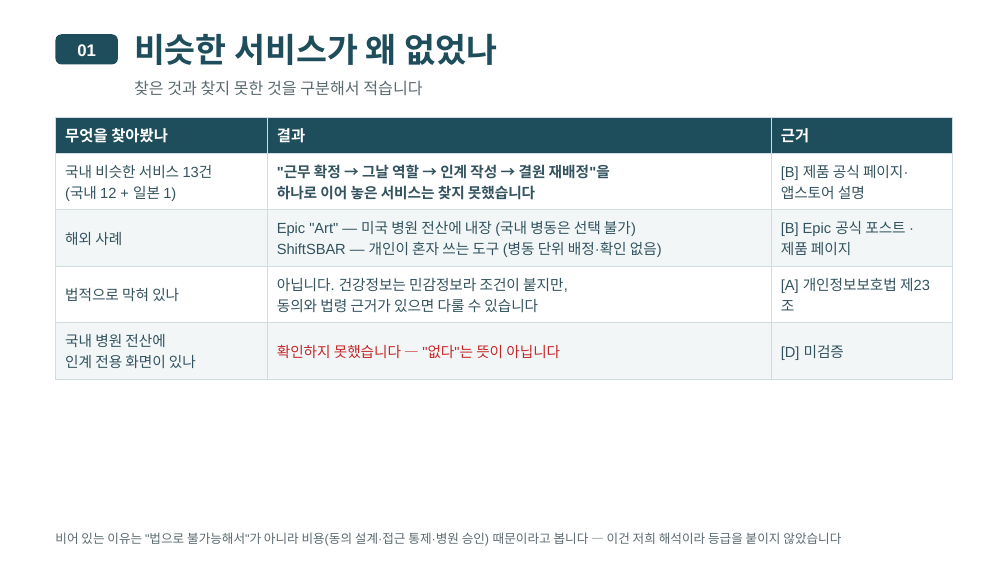
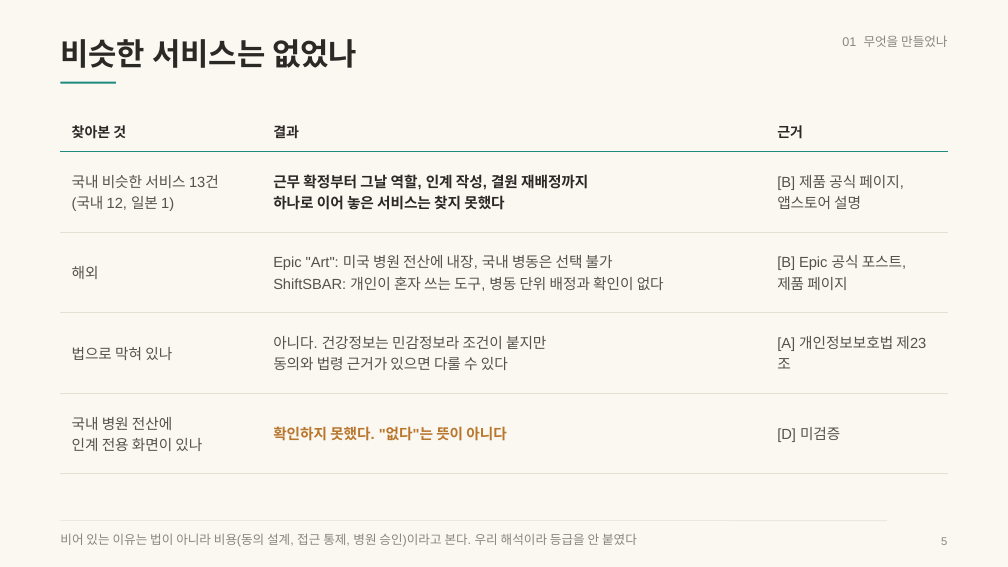
Before and after one commit to wodnjs2020136144/skala-webservice-mini, a slide deck: slide 5 of deliverables/10반_황재원_너와나의인계고리-개요.pptx. Drawn at 1008x567 pixels with LibreOffice and Linux fonts; fonts in the diff are those of the drawing. Boxes give left, top, right and bottom in pixels: in the first picture for what was removed or moved away, otherwise in the second. Text is boxed around its words. In the diff, an @@ line names an element or a change of style, - is before the commit and + after.

```diff
--- a/deliverables/10반_황재원_너와나의인계고리-개요.pptx
+++ b/deliverables/10반_황재원_너와나의인계고리-개요.pptx
@@ background #FFFFFF to #FBF8F2 @@
@@ rounded rectangle removed at <box>55,34,118,65</box> @@
@@ text at <box>60,39,357,68</box>: text changed; size 24 to 22 pt; text colour #1E4D5C to #2A2926 @@
-비슷한 서비스가 왜 없었나
+비슷한 서비스는 없었나
@@ text at <box>842,35,947,47</box>: text changed; size 12 to 9 pt; text colour #FFFFFF to #8A867C; bold off @@
-01
+01 무엇을 만들었나
@@ line added from (60, 83) to (116, 83), #1F8A7E 1.5 pt @@
@@ text removed at <box>134,80,422,96</box> @@
-찾은 것과 찾지 못한 것을 구분해서 적습니다
@@ table at <box>60,111,948,455</box> @@
-row 1, column 1: 무엇을 찾아봤나
+row 1, column 1: 찾아본 것
-row 2: 국내 비슷한 서비스 13건 / (국내 12 + 일본 1) | "근무 확정 → 그날 역할 → 인계 작성 → 결원 재배정"을 / 하나로 이어 놓은 서비스는 찾지 못했습니다 | [B] 제품 공식 페이지·앱스토어 설명
+row 2: 국내 비슷한 서비스 13건 / (국내 12, 일본 1) | 근무 확정부터 그날 역할, 인계 작성, 결원 재배정까지 / 하나로 이어 놓은 서비스는 찾지 못했다 | [B] 제품 공식 페이지, 앱스토어 설명
-row 3: 해외 사례 | Epic "Art" — 미국 병원 전산에 내장 (국내 병동은 선택 불가) / ShiftSBAR — 개인이 혼자 쓰는 도구 (병동 단위 배정·확인 없음) | [B] Epic 공식 포스트 · 제품 페이지
+row 3: 해외 | Epic "Art": 미국 병원 전산에 내장, 국내 병동은 선택 불가 / ShiftSBAR: 개인이 혼자 쓰는 도구, 병동 단위 배정과 확인이 없다 | [B] Epic 공식 포스트, 제품 페이지
-row 4, column 1: 법적으로 막혀 있나
+row 4, column 1: 법으로 막혀 있나
-row 4, column 2: 아닙니다. 건강정보는 민감정보라 조건이 붙지만, / 동의와 법령 근거가 있으면 다룰 수 있습니다
+row 4, column 2: 아니다. 건강정보는 민감정보라 조건이 붙지만 / 동의와 법령 근거가 있으면 다룰 수 있다
@@ row 5, column 2: "확인하지 못했습니다 — "없다"는 뜻이 아닙니다" to "확인하지 못했다. "없다"는 뜻이 아니다" @@
@@ fill #1E4D5C to none in row 1 @@
@@ fill #FFFFFF to none in 6 cells @@
@@ fill #F2F6F7 to none in 6 cells @@
@@ size 11 to 10 pt, text colour #FFFFFF to #2A2926 in "결과", "근거" @@
@@ text colour #33535E to #55524B in "[A] 개인정보보호법 제23조", "국내 병원 전산에", "인계 전용 화면이 있나", "[D] 미검증" @@
@@ borders changed @@
@@ table: place and size @@
-table at <box>55,117,953,372</box>
+table at <box>60,111,948,455</box>
@@ text at <box>60,533,637,547</box>: text changed; text colour #5B6B70 to #8A867C @@
-비어 있는 이유는 "법으로 불가능해서"가 아니라 비용(동의 설계·접근 통제·병원 승인) 때문이라고 봅니다 — 이건 저희 해석이라 등급을 붙이지 않았습니다
+비어 있는 이유는 법이 아니라 비용(동의 설계, 접근 통제, 병원 승인)이라고 본다. 우리 해석이라 등급을 안 붙였다
@@ line added from (60, 521) to (887, 521), #E6E0D4 0.5 pt @@
@@ text added at <box>941,537,947,545</box>, 8 pt, text #8A867C @@
+5
```
Also in this commit, not shown: 35 other slides changed, 6 other files.
